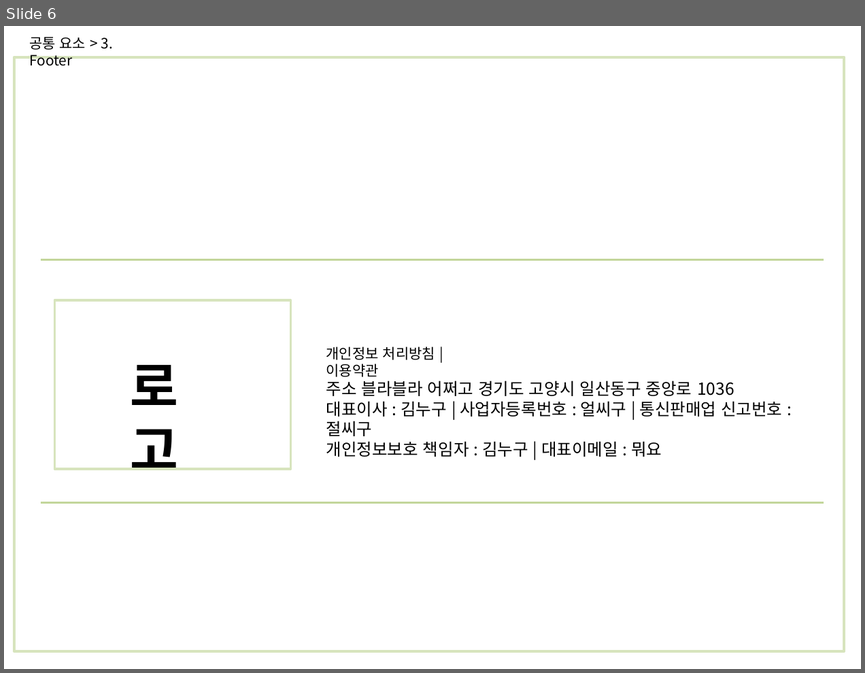
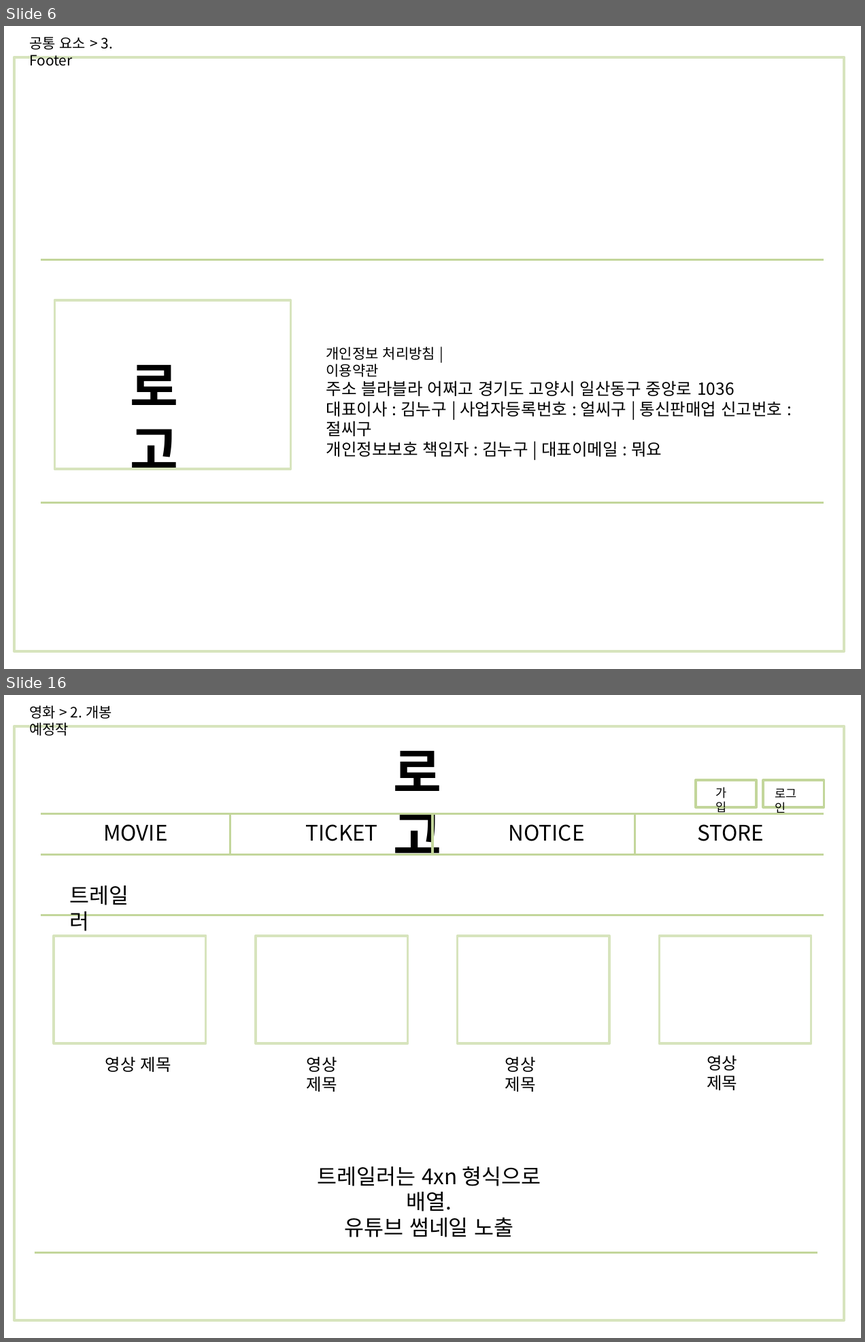
Before and after one commit to mingu-seo/java1, a slide deck: plan/영화-사용자.pptx. Shown one above the other, each under a label of ours: slide 6 before the commit, slides 6 and 16 after it; the slides between them are not shown. The pictures are 865x673 and 865x1342 pixels, drawn with LibreOffice and Linux fonts; fonts in the diff are those of the drawing. Boxes give left, top, right and bottom in pixels: in the first picture for what was removed or moved away, otherwise in the second. Text is boxed around its words. In the diff, an @@ line names an element or a change of style, - is before the commit and + after.

Commit message:
Add files via upload
영화 등록/수정 관리자 스토리보드

```diff
--- a/plan/영화-사용자.pptx
+++ b/plan/영화-사용자.pptx
@@ slide 16 added at <box>4,695,861,1338</box>, background #FFFFFF @@
@@ text added at <box>29,705,112,736</box>, 12 pt, text #000000 @@
+영화 > 2. 개봉 예정작
@@ rectangle added at <box>14,726,844,1320</box>, outline #D7E4BD 2 pt @@
@@ text added at <box>394,751,442,855</box>, 44 pt, text #000000, bold @@
+로고
@@ rectangle added at <box>696,780,756,807</box>, outline #C3D69B 2 pt @@
@@ text added at <box>715,787,726,813</box>, 10 pt, text #000000 @@
+가입
@@ rectangle added at <box>763,780,824,807</box>, outline #C3D69B 2 pt @@
@@ text added at <box>775,788,797,815</box>, 10 pt, text #000000 @@
+로그인
@@ line added from (41, 814) to (824, 814), #C3D69B 1.75 pt @@
@@ line added from (230, 814) to (230, 854), #C3D69B 1.75 pt @@
@@ line added from (432, 814) to (432, 854), #C3D69B 1.75 pt @@
@@ line added from (634, 814) to (634, 854), #C3D69B 1.75 pt @@
@@ text added at <box>103,824,167,841</box>, 18 pt, text #000000 @@
+MOVIE
@@ text added at <box>306,824,378,841</box>, 18 pt, text #000000 @@
+TICKET
@@ text added at <box>509,824,585,841</box>, 18 pt, text #000000 @@
+NOTICE
@@ text added at <box>697,824,764,841</box>, 18 pt, text #000000 @@
+STORE
@@ line added from (41, 854) to (824, 854), #C3D69B 1.75 pt @@
@@ text added at <box>70,885,129,935</box>, 18 pt, text #000000 @@
+트레일러
@@ line added from (41, 915) to (824, 915), #C3D69B 1.75 pt @@
@@ group added at <box>54,936,811,1044</box>: 4 rectangles @@
@@ text added at <box>105,1056,171,1072</box>, 14 pt, text #000000 @@
+영상 제목
@@ text added at <box>307,1056,337,1091</box>, 14 pt, text #000000 @@
+영상 제목
@@ text added at <box>505,1056,536,1091</box>, 14 pt, text #000000 @@
+영상 제목
@@ text added at <box>706,1055,737,1090</box>, 14 pt, text #000000 @@
+영상 제목
@@ text added at <box>317,1166,541,1237</box>, 18 pt, text #000000 @@
+트레일러는 4xn 형식으로 배열.
+유튜브 썸네일 노출
@@ line added from (34, 1253) to (817, 1253), #C3D69B 1.75 pt @@
```
Also in this commit, not shown: 10 other slides added, 8 slides removed.
